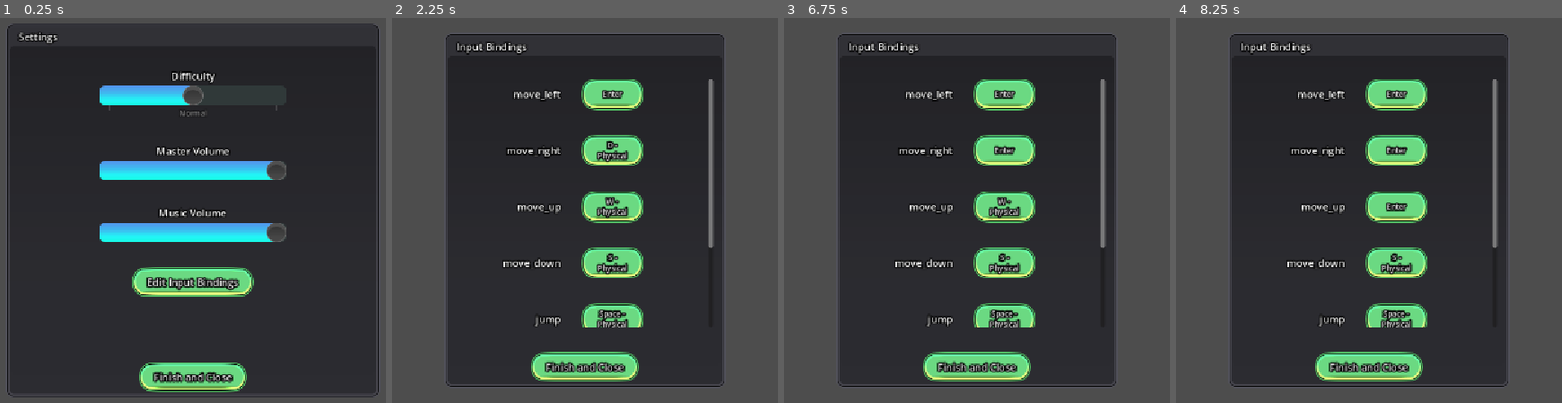
Above: before the commit, frames 1-4 (left to right).
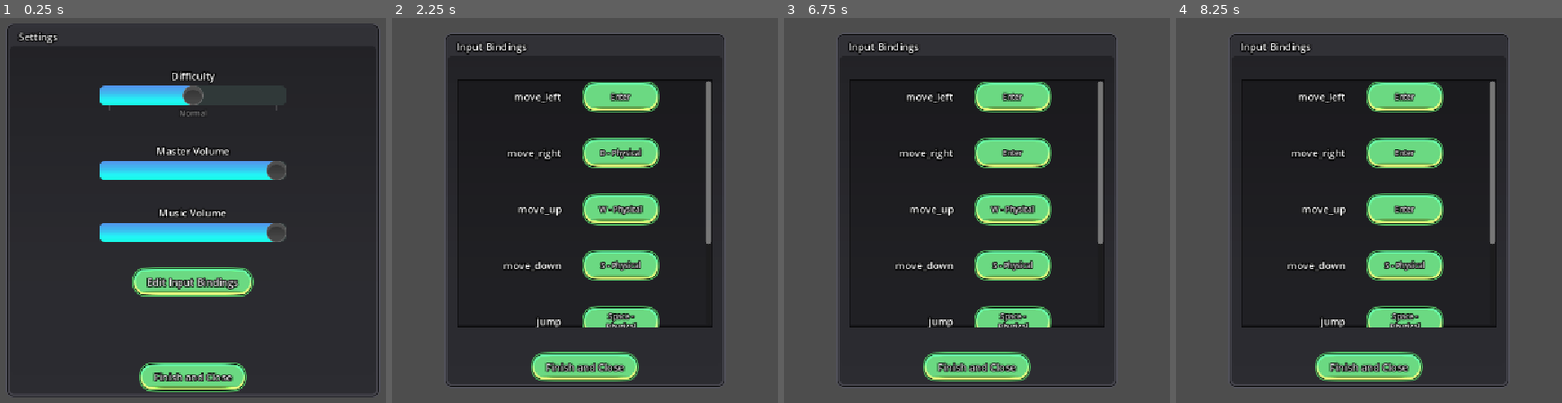
Above: after the commit, the same moments.

Repository: coco4332/Week6-Accessibility
Game: Godot game, scene res://obj/ui/menu_setttings.tscn
The game is run twice, just before and just after one commit, with the same random seed, the same clock (stepped at 60 frames per second) and the same inputs. The project has no main scene, so this scene is started directly.
Inputs (mouse positions are in pixels of both pictures, inside the frame that each line leads up to):
- Up to frame 1 (0.25 s): no input
- Up to frame 2 (2.25 s): click "Edit Input Bindings" at 0.5 s; click "A - Physical" at 1.25 s; tap Enter at 2 s; move the mouse to (743, 191) at 2.02 s
- Up to frame 3 (6.75 s): click "Enter" at 2.75 s; tap Enter at 3.5, 5, 6.5 s; move the mouse to (834, 229) at 3.52 s; click "Enter" at 4.25 s; move the mouse to (1050, 121) at 5.02 s; click "D - Physical" at 5.75 s; move the mouse to (942, 291) at 6.52 s
- Up to frame 4 (8.25 s): click "W - Physical" at 7.25 s; tap Enter at 8 s; move the mouse to (outside the picture) at 8.02 s

The runs differ from the first frame. In frame 1, 0.6% of the frame differs, in the area x 37-63%, y 67-95%; in frame 2, 8.3%, in the area x 16-84%, y 15-93%; in frame 3, 8.1%; in frame 4, 8.0%.

Commit message:
adjust some theme styling

Diff:
--- a/week-6-accessibility/obj/main_theme.tres
+++ b/week-6-accessibility/obj/main_theme.tres
@@ -6,7 +6,6 @@
 [ext_resource type="Texture2D" uid="uid://c40qvfdu366aq" path="res://content/gfx/Standart Button Normal 1.png" id="2_ctb34"]
 [ext_resource type="Texture2D" uid="uid://eq2hxemo7wd" path="res://content/gfx/Standart Button Active 1.png" id="4_uldgl"]
 [ext_resource type="Texture2D" uid="uid://c4itreopa8cmg" path="res://content/gfx/grabber.png" id="5_r2tr5"]
-[ext_resource type="Texture2D" uid="uid://cbhv4d76v51mm" path="res://content/gfx/Item 2.png" id="6_1hbdl"]
 [ext_resource type="Texture2D" uid="uid://8rokxu8wu2vq" path="res://content/gfx/Background Static.png" id="6_uldgl"]
 [ext_resource type="Texture2D" uid="uid://4tjskgaduid0" path="res://content/gfx/Background Bar.png" id="7_7ywdr"]
 
@@ -97,9 +96,18 @@
 texture_margin_bottom = 12.0
 region_rect = Rect2(0, 0, 121, 37)
 
+[sub_resource type="StyleBoxFlat" id="StyleBoxFlat_m4w8e"]
+bg_color = Color(0, 0, 0, 0.2509804)
+border_width_left = 4
+border_width_top = 4
+border_width_right = 4
+border_width_bottom = 4
+border_color = Color(0, 0, 0, 1)
+border_blend = true
+
 [resource]
 default_font_size = 10
-Button/constants/outline_size = 9
+Button/constants/outline_size = 6
 Button/font_sizes/font_size = 16
 Button/styles/disabled = SubResource("StyleBoxTexture_k2fuf")
 Button/styles/focus = SubResource("StyleBoxTexture_uldgl")
@@ -107,7 +115,7 @@
 Button/styles/normal = SubResource("StyleBoxTexture_500kr")
 Button/styles/pressed = SubResource("StyleBoxTexture_cncyh")
 HSlider/icons/grabber = ExtResource("5_r2tr5")
-HSlider/icons/grabber_disabled = ExtResource("6_1hbdl")
+HSlider/icons/grabber_disabled = ExtResource("5_r2tr5")
 HSlider/icons/grabber_highlight = ExtResource("5_r2tr5")
 HSlider/styles/grabber_area = SubResource("StyleBoxTexture_7ywdr")
 HSlider/styles/grabber_area_highlight = SubResource("StyleBoxTexture_r2tr5")
@@ -117,3 +125,4 @@
 Panel/styles/panel = SubResource("StyleBoxTexture_ioyp8")
 ProgressBar/styles/background = SubResource("StyleBoxTexture_aj1fq")
 ProgressBar/styles/fill = SubResource("StyleBoxTexture_m4w8e")
+ScrollContainer/styles/panel = SubResource("StyleBoxFlat_m4w8e")
--- a/week-6-accessibility/obj/ui/menu_setttings.tscn
+++ b/week-6-accessibility/obj/ui/menu_setttings.tscn
@@ -146,7 +146,6 @@
 text = "Finish and Close"
 
 [node name="InputBindings" type="Control" parent="." unique_id=1215993759 node_paths=PackedStringArray("control_blueprint", "close_button")]
-visible = false
 layout_mode = 1
 anchors_preset = 15
 anchor_right = 1.0
@@ -218,8 +217,8 @@
 layout_mode = 2
 
 [node name="InputKey" type="Button" parent="InputBindings/Panel/OuterContainer/ScrollContainer/InputControls/Binding" unique_id=1683931251 node_paths=PackedStringArray("parent_menu", "submenu")]
-custom_minimum_size = Vector2(100, 50)
-custom_maximum_size = Vector2(100, 50)
+custom_minimum_size = Vector2(125, 50)
+custom_maximum_size = Vector2(125, 50)
 layout_mode = 2
 size_flags_horizontal = 4
 size_flags_vertical = 0
@@ -232,7 +231,7 @@
 metadata/_custom_type_script = "uid://cy0mxu1j2a6cx"
 
 [node name="EndSpacer" type="Control" parent="InputBindings/Panel/OuterContainer/ScrollContainer/InputControls/Binding" unique_id=1954276578]
-custom_minimum_size = Vector2(100, 0)
+custom_minimum_size = Vector2(70, 0)
 layout_mode = 2
 
 [node name="OuterControls" type="HBoxContainer" parent="InputBindings/Panel/OuterContainer" unique_id=1071024415]
Binary file removed: week-6-accessibility/content/gfx/Item 1.png
Not shown, removed: week-6-accessibility/content/gfx/Item 1.png.import
Binary file removed: week-6-accessibility/content/gfx/Item 2.png
Not shown, removed: week-6-accessibility/content/gfx/Item 2.png.import
Binary file removed: week-6-accessibility/content/gfx/Item 3.png
Not shown, removed: week-6-accessibility/content/gfx/Item 3.png.import
Binary file removed: week-6-accessibility/content/gfx/Item 4.png
Not shown, removed: week-6-accessibility/content/gfx/Item 4.png.import
